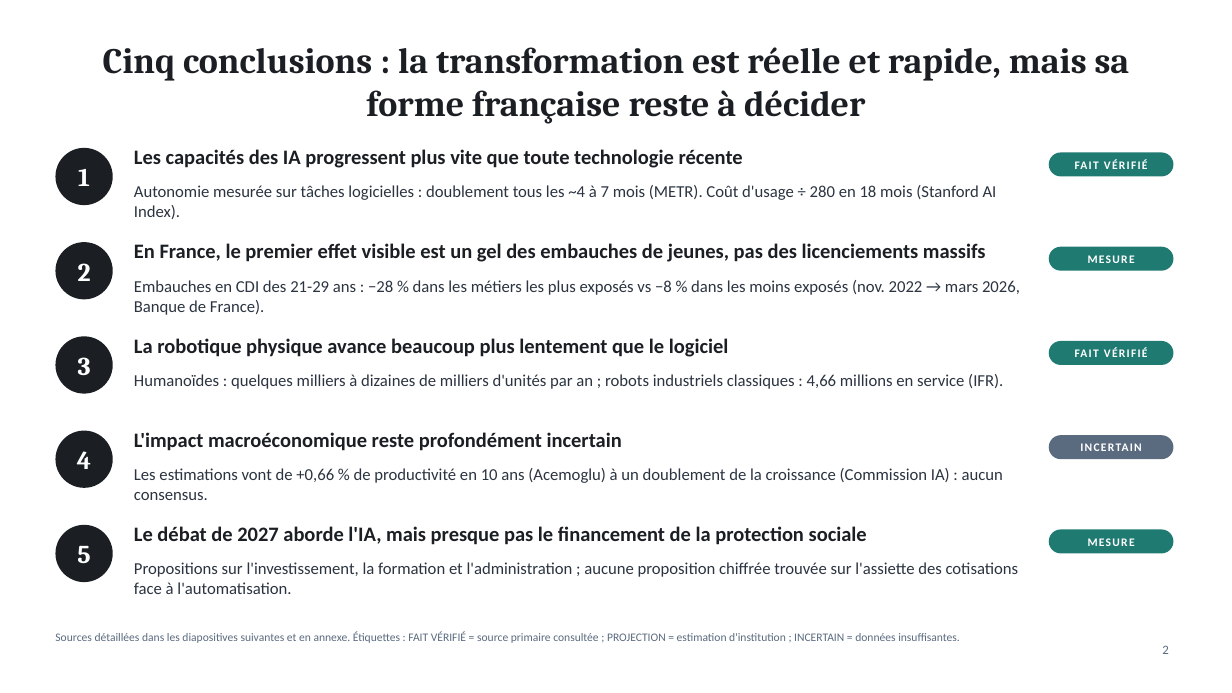
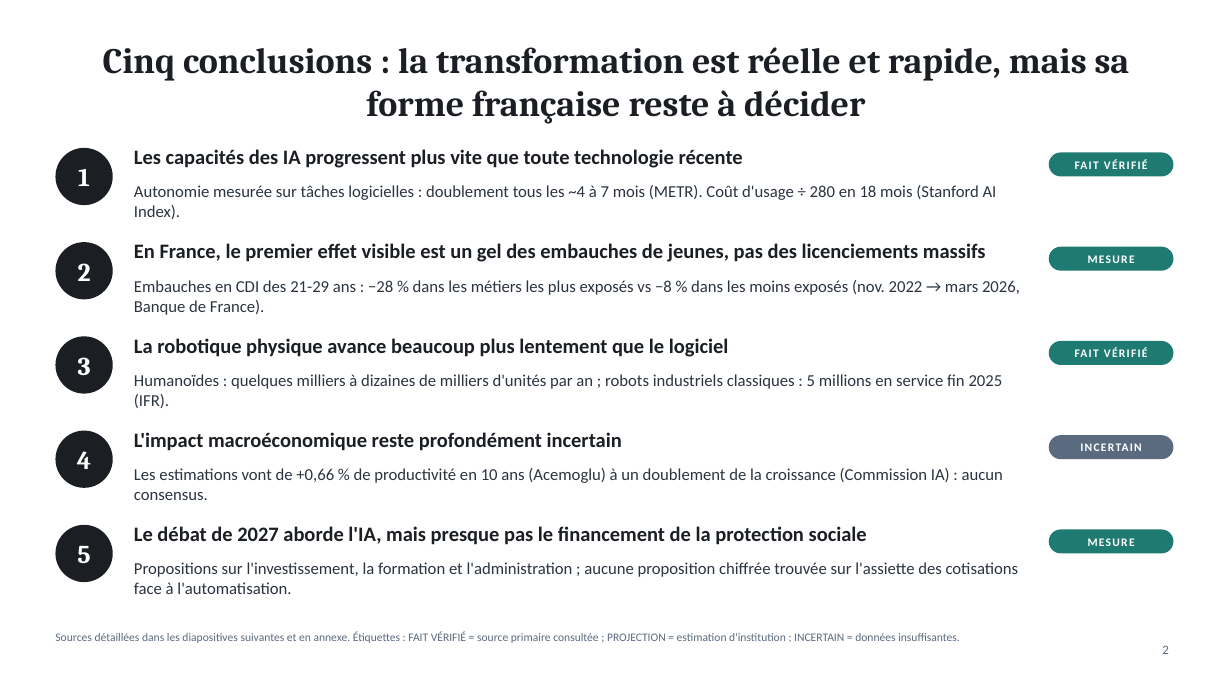
Before and after one commit to ordiform69-png/1er-projet-, a slide deck: slide 2 of enquete-ia-travail/IA-robotique-travail-France.pptx. Drawn at 1232x693 pixels with LibreOffice and Linux fonts; fonts in the diff are those of the drawing. Boxes give left, top, right and bottom in pixels: in the first picture for what was removed or moved away, otherwise in the second. Text is boxed around its words. In the diff, an @@ line names an element or a change of style, - is before the commit and + after.

```diff
--- a/enquete-ia-travail/IA-robotique-travail-France.pptx
+++ b/enquete-ia-travail/IA-robotique-travail-France.pptx
@@ text at (134,374,1003,408): text changed @@
-Humanoïdes : quelques milliers à dizaines de milliers d'unités par an ; robots industriels classiques : 4,66 millions en service (IFR).
+Humanoïdes : quelques milliers à dizaines de milliers d'unités par an ; robots industriels classiques : 5 millions en service fin 2025 (IFR).
```
Also in this commit, not shown: 13 other slides changed, 6 other files.
